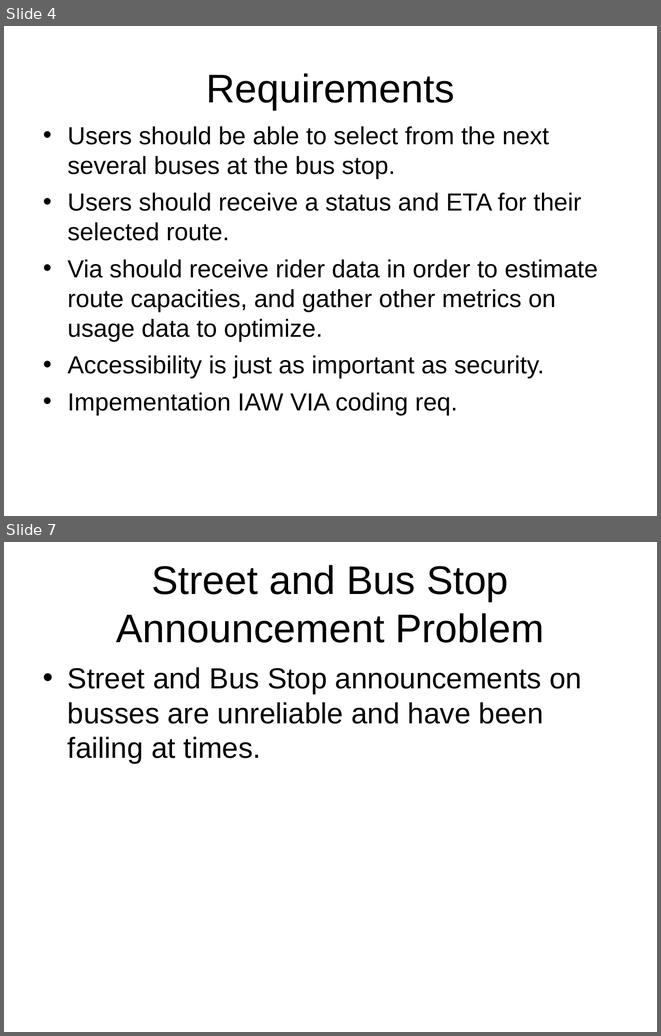
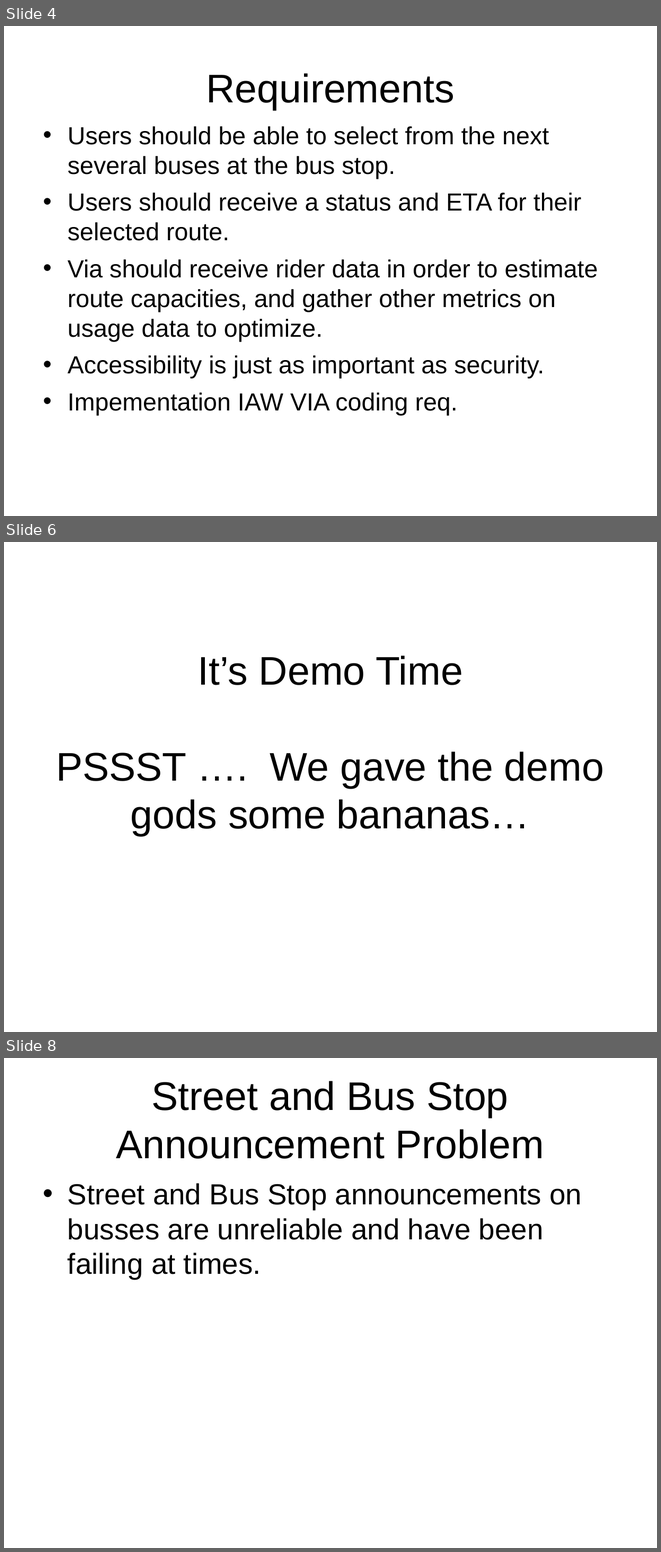
Before and after one commit to ArtemSkit/ViaLink, a slide deck: VIA Codeathon - Codemonkies.ppt. Shown one above the other, each under a label of ours: slides 4 and 7 before the commit, slides 4, 6 and 8 after it; the slides between them are not shown. The pictures are 661x1036 and 661x1552 pixels, drawn with LibreOffice and Linux fonts; fonts in the diff are those of the drawing; background and template pictures are left out. Boxes give left, top, right and bottom in pixels: in the first picture for what was removed or moved away, otherwise in the second. Text is boxed around its words. In the diff, an @@ line names an element or a change of style, - is before the commit and + after.

```diff
--- a/VIA Codeathon - Codemonkies.ppt
+++ b/VIA Codeathon - Codemonkies.ppt
@@ slide 6 added at box(4, 542, 657, 1032), background picture (left out) @@
@@ title added at box(56, 655, 604, 836), 44 pt, text #000000 @@
+It’s Demo Time
+PSSST …. We gave the demo gods some bananas…
@@ what was slide 7 is now slide 8 @@
```
Also in this commit, not shown: 4 slides changed, 1 other slide added, 1 slide removed, 11 other files.
